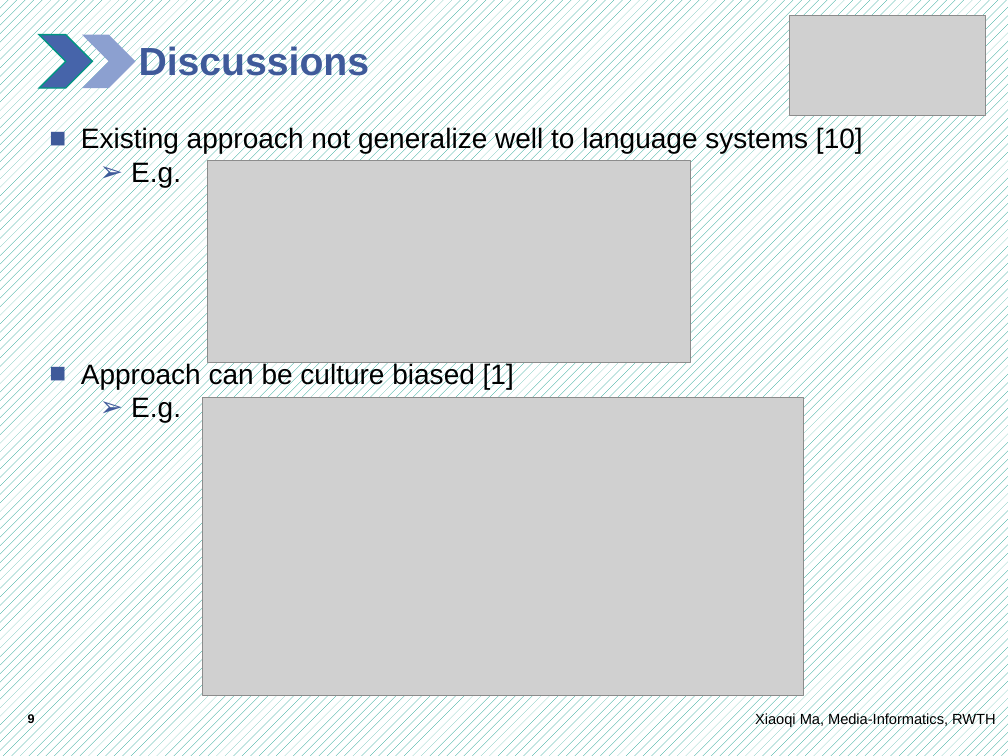
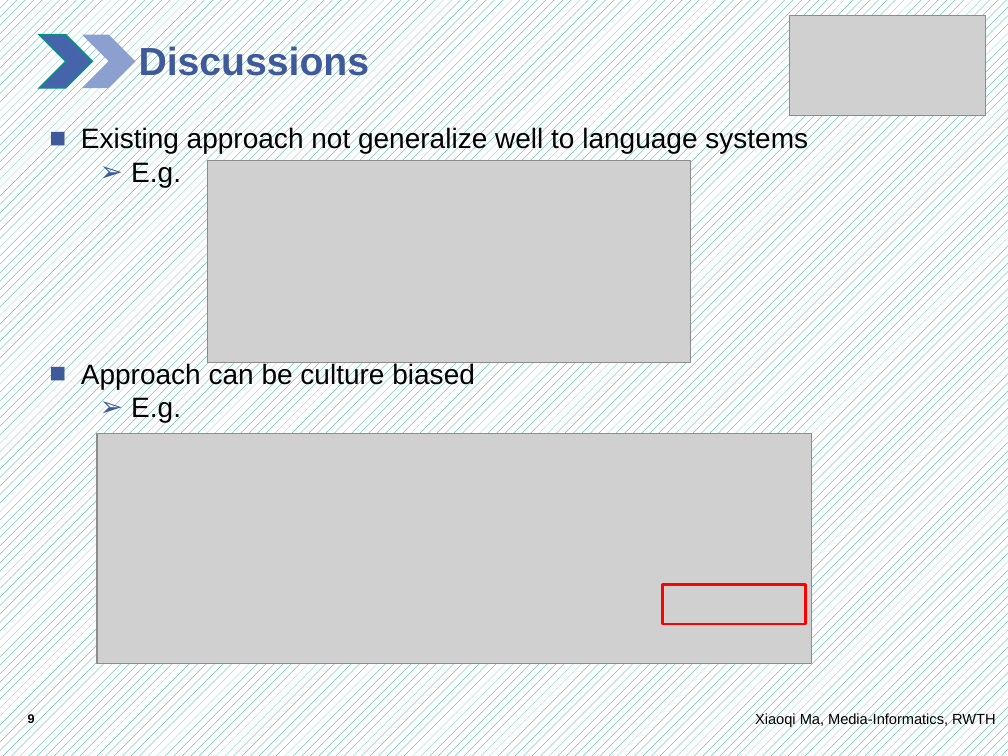
Before and after one commit to XiaoqiMa/Semenar, a slide deck: slide 9 of gender_detection_on_the_web_final.pptx. Drawn at 1008x756 pixels with LibreOffice and Linux fonts; fonts in the diff are those of the drawing; grey boxes stand for pictures; background and template pictures are left out. Boxes give left, top, right and bottom in pixels: in the first picture for what was removed or moved away, otherwise in the second. Text is boxed around its words. In the diff, an @@ line names an element or a change of style, - is before the commit and + after.

```diff
--- a/gender_detection_on_the_web_final.pptx
+++ b/gender_detection_on_the_web_final.pptx
@@ text at [81,127,808,154]: text changed @@
-■ Existing approach not generalize well to language systems [10]
+■ Existing approach not generalize well to language systems
@@ text at [81,362,475,389]: text changed @@
-■ Approach can be culture biased [1]
+■ Approach can be culture biased
@@ picture: place and size @@
-picture at [203,397,804,696]
+picture at [97,433,811,663]
@@ rectangle added at [662,585,805,624], outline #FF0000 2 pt @@
```
Also in this commit, not shown: 5 other slides changed, 1 other file.
